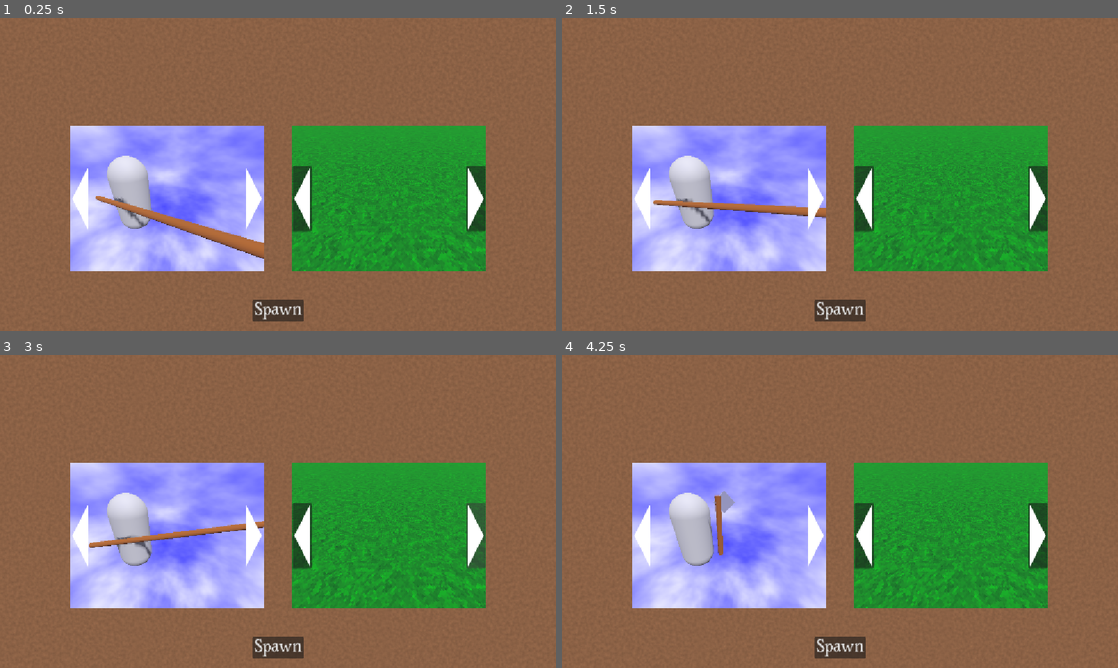
Above: before the commit, frames 1-4 (two rows, left to right).
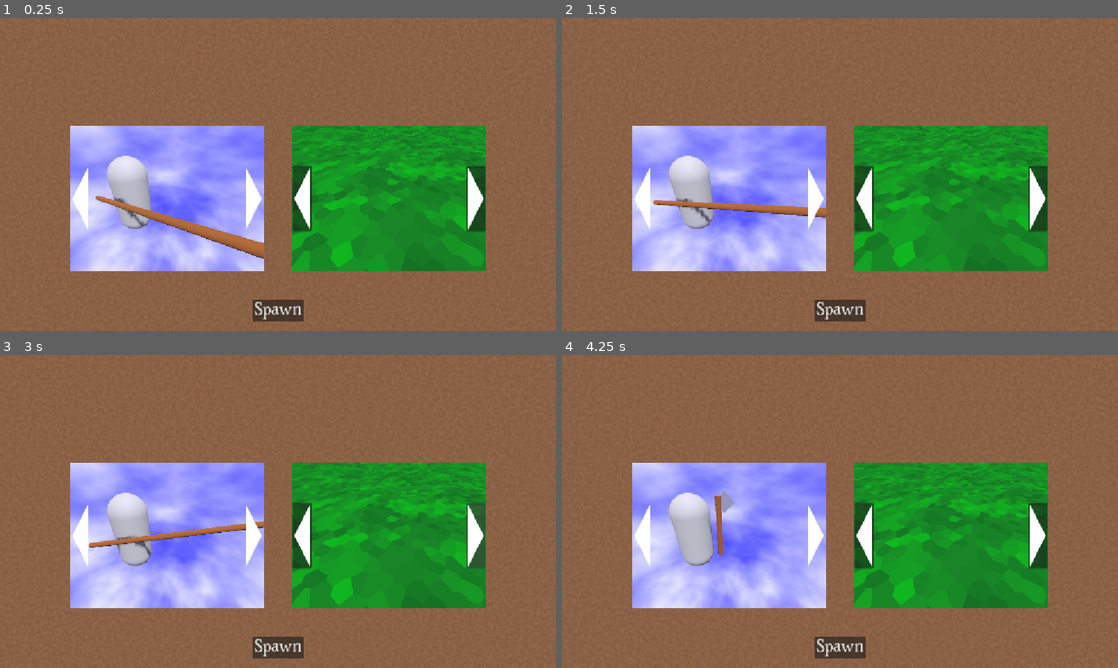
Above: after the commit, the same moments.

Repository: jmdejong/slibog
Game: Godot game, scene res://scenes/main.tscn
The game is run twice, just before and just after one commit, with the same random seed, the same clock (stepped at 60 frames per second) and the same inputs.
Inputs (mouse positions are in pixels of both pictures, inside the frame that each line leads up to):
- Up to frame 1 (0.25 s): no input
- Up to frame 2 (1.5 s): click (817, 199) at 0.5 s; click (817, 199) at 1.25 s
- Up to frame 3 (3 s): click (478, 536) at 2 s; click (478, 536) at 2.75 s
- Up to frame 4 (4.25 s): click (639, 536) at 3.5 s

The runs differ from the first frame. In frame 1, 3.5% of the frame differs, in the area x 52-88%, y 34-81%; in frame 2, 3.5%; in frame 3, 3.5%; in frame 4, 3.5%.

Commit message:
less square ground pixels

Diff:
--- /dev/null
+++ b/code/shaders/ground.gdshader
@@ -0,0 +1,48 @@
+shader_type spatial;
+
+render_mode world_vertex_coords, specular_disabled, diffuse_lambert;
+
+uniform sampler2D tex : source_color, filter_nearest_mipmap;
+uniform int tex_size = 128;
+uniform float pixel_size = 0.5;
+varying vec3 world_position;
+
+void vertex() {
+	world_position = VERTEX;
+}
+
+vec2 texelpos(ivec2 texel) {
+	return vec2(
+		float(texel.x) + float((texel.x * 123459 + texel.y * 234567 + 543) % 100) / 200.0 - 0.25,
+		float(texel.y) + float((texel.x * 987653 + texel.y * 754215 + 129) % 100) / 200.0 - 0.25
+	);
+}
+
+void fragment() {
+	vec2 p = world_position.xz / pixel_size;
+	ivec2 pf = ivec2(floor(p));
+	ivec2 pc = ivec2(ceil(p));
+	ivec2 corners[4] = { pf, ivec2(pc.x, pf.y), ivec2(pf.x, pc.y), pc };
+
+	float distances[4];
+	float min_distance = 999999.0;
+	for (int i=0; i<4; ++i) {
+		float d = distance(texelpos(corners[i]), p);
+		float min_distance = min(d, min_distance);
+		distances[i] = d;
+	}
+	ivec2 t = distances[0] < distances[1] ? (
+		distances[2] < distances[3] ? (
+			distances[0] < distances[2] ? corners[0] : corners[2]
+		) : (
+			distances[0] < distances[3] ? corners[0] : corners[3])
+	) : (
+		distances[2] < distances[3] ? (
+			distances[1] < distances[2] ? corners[1] : corners[2]
+		) : (
+			distances[1] < distances[3] ? corners[1] : corners[3]
+		)
+	);
+	//ALBEDO = texelFetch(tex, t % tex_size, 0).xyz;
+	ALBEDO = texture(tex, vec2(t)/float(tex_size)).xyz;
+}
--- a/materials/static/ground_grass.tres
+++ b/materials/static/ground_grass.tres
@@ -1,22 +1,26 @@
-[gd_resource type="StandardMaterial3D" format=3 uid="uid://btoib0ln78fjg"]
+[gd_resource type="ShaderMaterial" format=3 uid="uid://btoib0ln78fjg"]
 
-[sub_resource type="Gradient" id="Gradient_jhx03"]
-offsets = PackedFloat32Array(0, 0.05102041, 0.5, 1)
-colors = PackedColorArray(0.1316, 0.28, 0.1316, 1, 0.11409183, 0.41326532, 0.11409183, 1, 0.1325, 0.53, 0.1325, 1, 0.0949, 0.73, 0.0949, 1)
+[ext_resource type="Shader" uid="uid://bp36q35glr04l" path="res://code/shaders/ground.gdshader" id="1_ec4kg"]
 
-[sub_resource type="FastNoiseLite" id="FastNoiseLite_q5onr"]
+[sub_resource type="Gradient" id="Gradient_r2ut1"]
+offsets = PackedFloat32Array(0, 0.05, 0.5, 1)
+colors = PackedColorArray(0.13333334, 0.2784314, 0.13333334, 1, 0.11372549, 0.4117647, 0.11372549, 1, 0.13333334, 0.5294118, 0.13333334, 1, 0.09411765, 0.7294118, 0.09411765, 1)
+
+[sub_resource type="FastNoiseLite" id="FastNoiseLite_ggbkq"]
 frequency = 0.2
 domain_warp_enabled = true
 domain_warp_frequency = 0.02
 
-[sub_resource type="NoiseTexture2D" id="NoiseTexture2D_e3hyu"]
+[sub_resource type="NoiseTexture2D" id="NoiseTexture2D_uyqfm"]
 width = 128
 height = 128
-noise = SubResource("FastNoiseLite_q5onr")
-color_ramp = SubResource("Gradient_jhx03")
+noise = SubResource("FastNoiseLite_ggbkq")
+color_ramp = SubResource("Gradient_r2ut1")
 seamless = true
 
 [resource]
-albedo_texture = SubResource("NoiseTexture2D_e3hyu")
-uv1_scale = Vector3(64, 64, 64)
-texture_filter = 2
+render_priority = 0
+shader = ExtResource("1_ec4kg")
+shader_parameter/tex = SubResource("NoiseTexture2D_uyqfm")
+shader_parameter/tex_size = 128
+shader_parameter/pixel_size = 0.249999999999995
Not shown, added: code/shaders/ground.gdshader.uid
